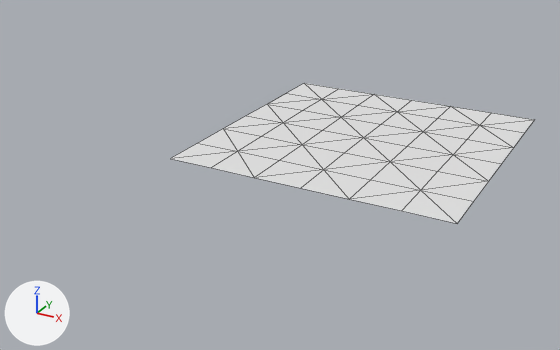
An edit to the OBJ model assets/maps/chunks/terrain_lod2_-4_3.obj, drawn before and after from the same camera.
Both versions are drawn from a 50 mm camera at (-167.7, -334.2, 40.5) aimed at (-226.3, -227.7, -12.8). Every picture has the same lights, and +X, +Y and +Z are marked at lower left. The older version comes first. Mesh edges are drawn as thin lines. Where no turn or scale is listed for an object, it has been applied to the vertices.

The older version as bpy lines, for what is in view:
```python
me_terrain_lod2__4_3 = bpy.data.meshes.new('terrain_lod2_-4_3')
me_terrain_lod2__4_3.from_pydata(...)  # 49 vertices, 72 faces; spans x -240.0..-192.0, y -240.0..-192.0, z -8.0
ob_terrain_lod2__4_3 = bpy.data.objects.new('terrain_lod2_-4_3', me_terrain_lod2__4_3)
ob_terrain_lod2__4_3.location = (0.0, 0.0, 0.0)
```
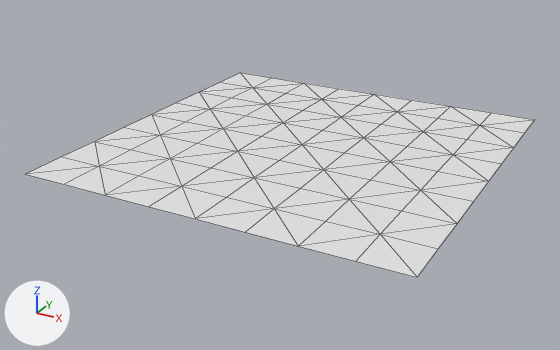
The edits, one by one:
me_terrain_lod2__4_3 is used by ob_terrain_lod2__4_3; location (0.0, 0.0, 0.0).
me_terrain_lod2__4_3 had 49 vertices, 72 faces and spanned x -240.0..-192.0, y -240.0..-192.0, z -8.0.
me_terrain_lod2__4_3 now has 81 vertices, 128 faces and spans x -256.0..-192.0, y -256.0..-192.0, z -8.0.
Part 1, on me_terrain_lod2__4_3:
2 vertices are added at (-256.0, -192.0, -8.0), (-192.0, -256.0, -8.0).
7 new vertices lie (-8.0, -8.0, 0.0) away from vertices in x -240.0..-192.0, y -240.0..-192.0, z -8.0.
11 new vertices lie (-8.0, 0.0, 0.0) away from vertices in x -248.0..-200.0, y -248.0..-192.0, z -8.0.
12 new vertices lie (0.0, -8.0, 0.0) away from vertices in x -256.0..-192.0, y -248.0..-200.0, z -8.0.
56 new faces join them.

Where the change shows, as pixel boxes (x1, y1, x2, y2) in the pictures (560 x 350 px):
'terrain_lod2_-4_3', reshaped (39% wider, 45% taller): before (170, 83, 534, 223); after (27, 73, 534, 277)
part 1 of me_terrain_lod2__4_3, added: after (27, 73, 457, 277)
